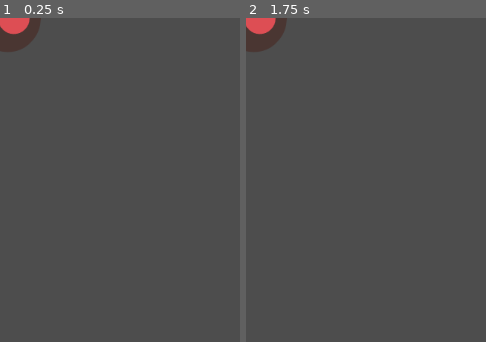
Above: before the commit, frames 1-2 (left to right).
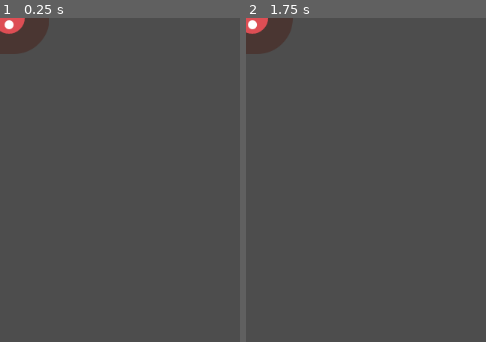
Above: after the commit, the same moments.

Repository: UnmotivatedArtist/doge-game
Game: Godot game, scene res://Scenes/mob.tscn
Same seed, same stepped clock (60 frames per second), same inputs: the game is played once before the commit and once after it. This scene is started directly instead of the project's main scene.
Inputs:
- Up to frame 1 (0.25 s): no input
- Up to frame 2 (1.75 s): tap Enter at 0.5 s; hold D (move_right) 0.53-1.28 s; tap Space at 1.25 s; hold S (move_down) from 1.28 s (still down)
The pictures show only the part of the screen within x 0-50%, y 0-50%; the shares and areas given below are measured in that part.

The runs differ from the first frame. In frame 1, 0.7% of the frame differs, in the area x 0-21%, y 0-12%; in frame 2, 0.6%.

Commit message:
Added code to mob, and added path2d and a followpath2d

Diff:
--- /dev/null
+++ b/Scenes/mob.gd
@@ -0,0 +1,8 @@
+extends RigidBody2D
+
+func _ready():
+	var mob_types = $AnimatedSprite2D.sprite_frames.get_animation_names()
+	$AnimatedSprite2D.play(mob_types[randi() % mob_types.size()])
+
+func _on_visible_on_screen_notifier_2d_screen_exited():
+	queue_free()
--- a/Scenes/mob.tscn
+++ b/Scenes/mob.tscn
@@ -1,6 +1,7 @@
-[gd_scene load_steps=9 format=3 uid="uid://cj6vabs50kglw"]
+[gd_scene load_steps=10 format=3 uid="uid://cj6vabs50kglw"]
 
 [ext_resource type="Texture2D" uid="uid://7nqomgs15u8e" path="res://Assets/art/enemyFlyingAlt_1.png" id="1_gs7gt"]
+[ext_resource type="Script" path="res://Scenes/mob.gd" id="1_sjv15"]
 [ext_resource type="Texture2D" uid="uid://be8n87rpdf5yn" path="res://Assets/art/enemyFlyingAlt_2.png" id="2_h1813"]
 [ext_resource type="Texture2D" uid="uid://c86j1k1imgij1" path="res://Assets/art/enemySwimming_1.png" id="3_nunaj"]
 [ext_resource type="Texture2D" uid="uid://din22i8uj4y1y" path="res://Assets/art/enemySwimming_2.png" id="4_lx6t5"]
@@ -50,15 +51,17 @@
 [node name="Mob" type="RigidBody2D"]
 collision_mask = 0
 gravity_scale = 0.0
+script = ExtResource("1_sjv15")
 
 [node name="AnimatedSprite2D" type="AnimatedSprite2D" parent="."]
 scale = Vector2(0.75, 0.75)
 sprite_frames = SubResource("SpriteFrames_jp4l2")
-animation = &"fly"
-frame_progress = 0.979878
+animation = &"walk"
 
 [node name="CollisionShape2D" type="CollisionShape2D" parent="."]
 rotation = 1.5708
 shape = SubResource("CapsuleShape2D_1dn3t")
 
 [node name="VisibleOnScreenNotifier2D" type="VisibleOnScreenNotifier2D" parent="."]
+
+[connection signal="screen_exited" from="VisibleOnScreenNotifier2D" to="." method="_on_visible_on_screen_notifier_2d_screen_exited"]
--- a/Scenes/world.tscn
+++ b/Scenes/world.tscn
@@ -1,8 +1,33 @@
-[gd_scene load_steps=2 format=3 uid="uid://nuu5sywvqqqs"]
+[gd_scene load_steps=3 format=3 uid="uid://nuu5sywvqqqs"]
 
 [ext_resource type="PackedScene" uid="uid://dyy1c2qwpftvw" path="res://Scenes/player.tscn" id="1_uu8mn"]
+
+[sub_resource type="Curve2D" id="Curve2D_dw3a1"]
+_data = {
+"points": PackedVector2Array(0, 0, 0, 0, -2, 1, 0, 0, 0, 0, 0, 0, 0, 0, 0, 0, 480, 0, 0, 0, 0, 0, 480, 648, 0, 0, 0, 0, 0, 648, 0, 0, 0, 0, 0, 0, 0, 0, 0, 0, -2, 1)
+}
+point_count = 7
 
 [node name="World" type="Node2D"]
 
 [node name="Player" parent="." instance=ExtResource("1_uu8mn")]
 position = Vector2(290, 376)
+
+[node name="mob timer" type="Timer" parent="."]
+wait_time = 0.5
+
+[node name="score timer" type="Timer" parent="."]
+
+[node name="start timer" type="Timer" parent="."]
+wait_time = 2.0
+one_shot = true
+
+[node name="start position" type="Marker2D" parent="."]
+position = Vector2(240, 450)
+
+[node name="mob path" type="Path2D" parent="."]
+curve = SubResource("Curve2D_dw3a1")
+
+[node name="mob spawn location" type="PathFollow2D" parent="mob path"]
+position = Vector2(-2, 1)
+rotation = -0.463648
